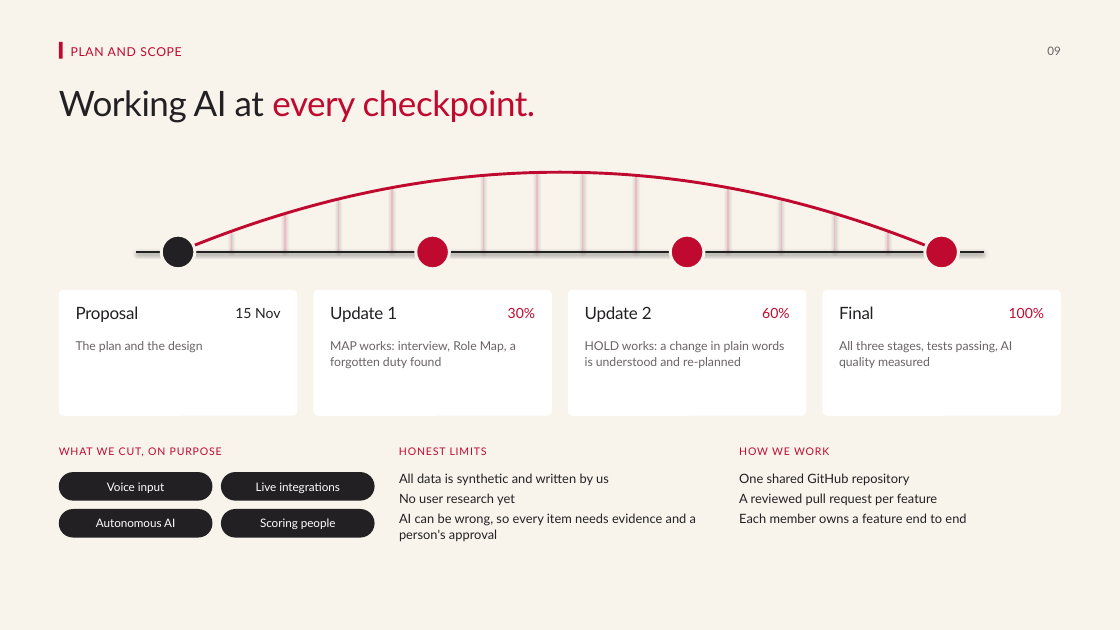
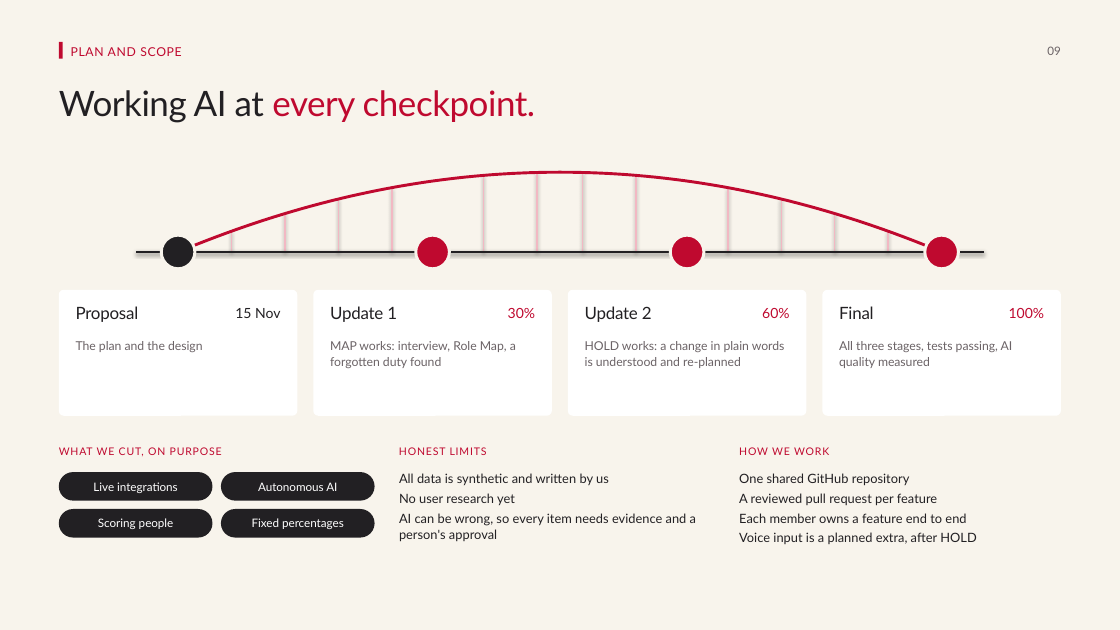
Before and after one commit to tonni19/shetu, a slide deck: slide 9 of docs/planning/05-Shetu-Proposal-Deck.pptx. Drawn at 1120x630 pixels with LibreOffice and Linux fonts; fonts in the diff are those of the drawing. Boxes give left, top, right and bottom in pixels: in the first picture for what was removed or moved away, otherwise in the second. Text is boxed around its words. In the diff, an @@ line names an element or a change of style, - is before the commit and + after.

```diff
--- a/docs/planning/05-Shetu-Proposal-Deck.pptx
+++ b/docs/planning/05-Shetu-Proposal-Deck.pptx
@@ rounded rectangle "Live integrations": place and size @@
-rounded rectangle "Live integrations" at bbox=[221, 472, 375, 501]
+rounded rectangle "Live integrations" at bbox=[59, 472, 213, 501]
@@ rounded rectangle removed at bbox=[59, 472, 213, 501] @@
-Voice input
@@ rounded rectangle "Autonomous AI": place and size @@
-rounded rectangle "Autonomous AI" at bbox=[59, 509, 213, 538]
+rounded rectangle "Autonomous AI" at bbox=[221, 472, 375, 501]
@@ rounded rectangle "Scoring people": place and size @@
-rounded rectangle "Scoring people" at bbox=[221, 509, 375, 538]
+rounded rectangle "Scoring people" at bbox=[59, 509, 213, 538]
@@ rounded rectangle added at bbox=[221, 509, 375, 538], fill #222023, 10 pt, text #FFFFFF @@
+Fixed percentages
@@ text at bbox=[739, 532, 976, 544]: paragraph added @@
+Voice input is a planned extra, after HOLD
```
Also in this commit, not shown: 9 other files.
